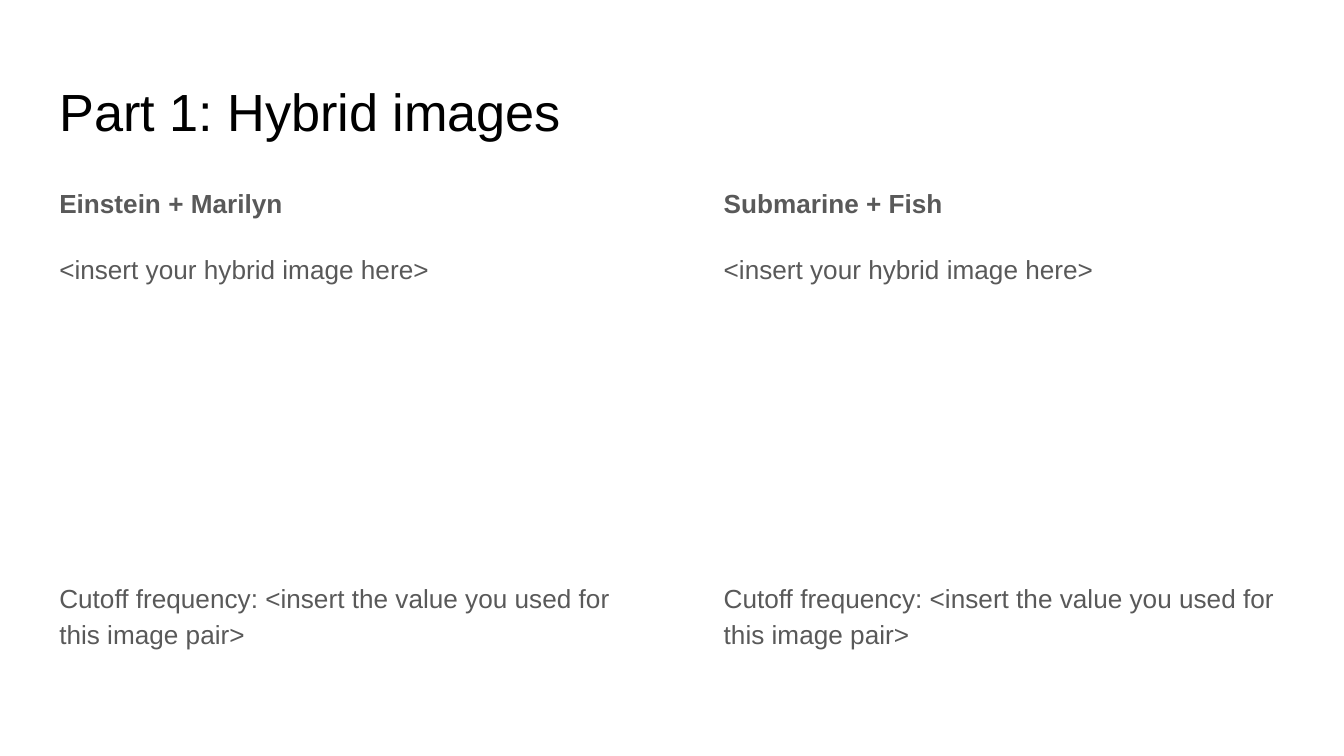
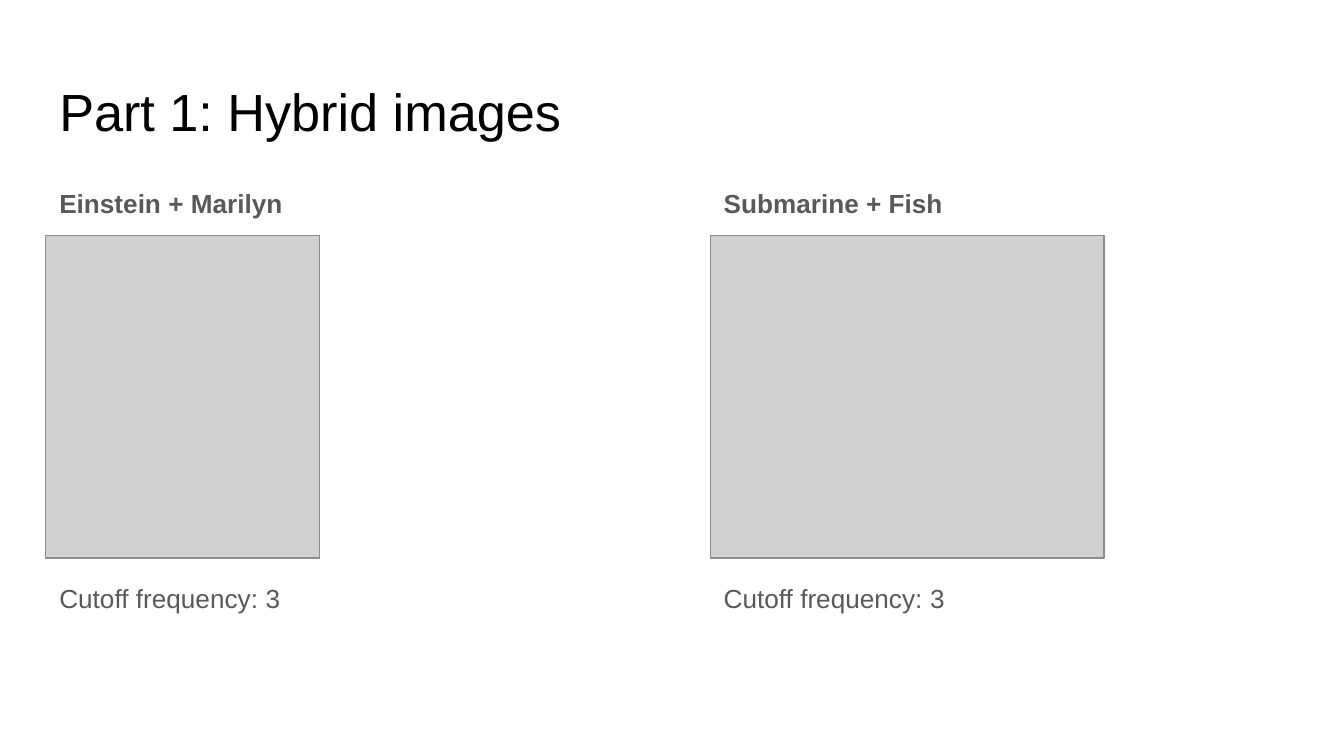
Before and after one commit to haoranw96/filtering_hybrid, a slide deck: slide 7 of report_template.pptx. Drawn at 1344x756 pixels with LibreOffice and Linux fonts; fonts in the diff are those of the drawing; grey boxes stand for pictures. Boxes give left, top, right and bottom in pixels: in the first picture for what was removed or moved away, otherwise in the second. Text is boxed around its words. In the diff, an @@ line names an element or a change of style, - is before the commit and + after.

```diff
--- a/report_template.pptx
+++ b/report_template.pptx
@@ picture added at <box>46,235,320,558</box> @@
@@ picture added at <box>710,235,1103,558</box> @@
@@ text at <box>59,589,281,614</box>: text changed @@
-<insert your hybrid image here>
-Cutoff frequency: <insert the value you used for this image pair>
+Cutoff frequency: 3
@@ text at <box>724,589,945,614</box>: text changed @@
-<insert your hybrid image here>
-Cutoff frequency: <insert the value you used for this image pair>
+Cutoff frequency: 3
```
Also in this commit, not shown: 9 other slides changed, 2 slides added, 2 slides removed, 1 other file.
